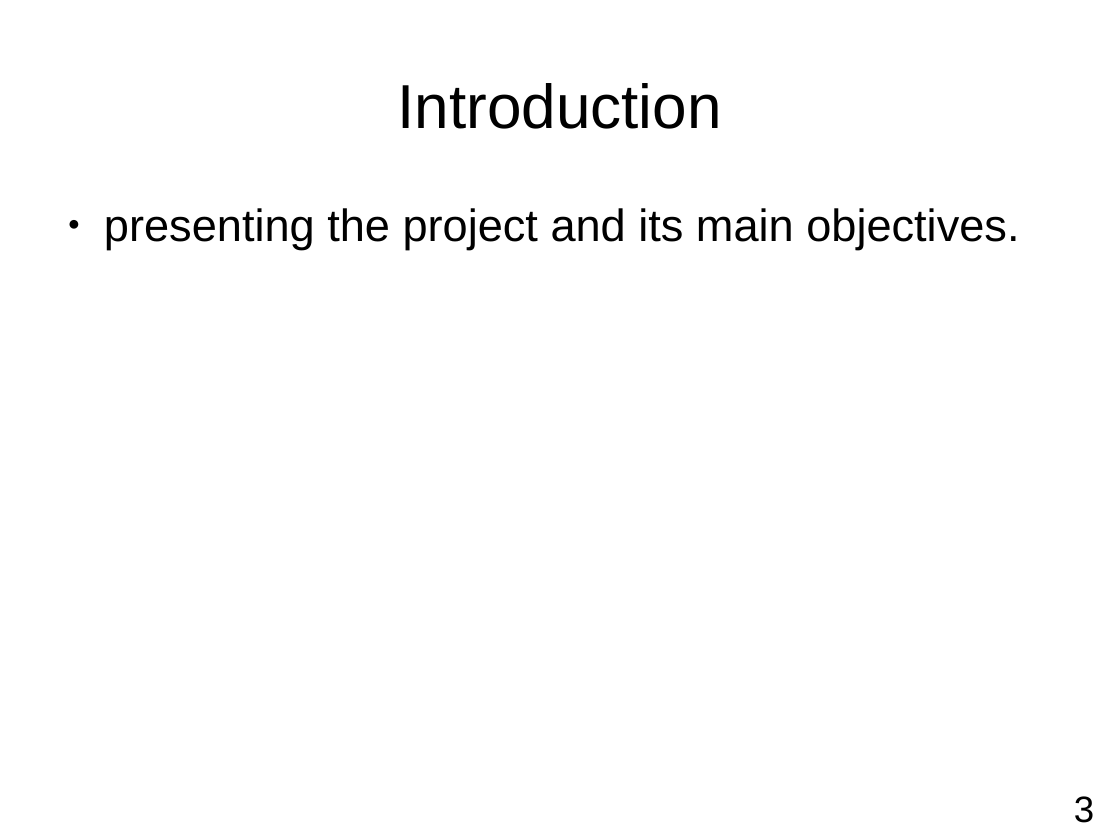
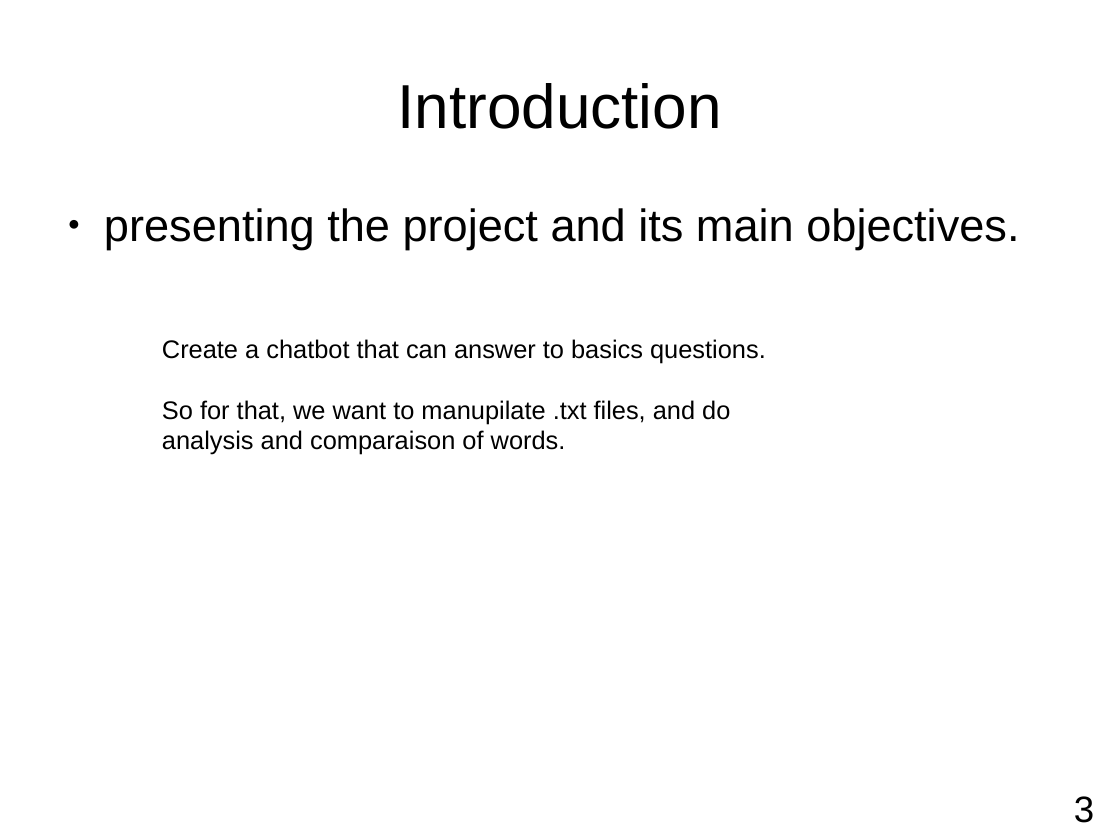
Before and after one commit to Miner205/pychatbot-DONNAT-LEMONT-int1, a slide deck: slide 3 of The report.odp. Drawn at 1120x840 pixels with LibreOffice and Linux fonts; fonts in the diff are those of the drawing. Boxes give left, top, right and bottom in pixels: in the first picture for what was removed or moved away, otherwise in the second. Text is boxed around its words. In the diff, an @@ line names an element or a change of style, - is before the commit and + after.

```diff
--- a/The report.odp
+++ b/The report.odp
@@ text added at bbox=[162, 339, 766, 455], 18 pt, text #000000 @@
+Create a chatbot that can answer to basics questions.
+So for that, we want to manupilate .txt files, and do analysis and comparaison of words.
```
Also in this commit, not shown: 1 other slide changed, 4 other files.
